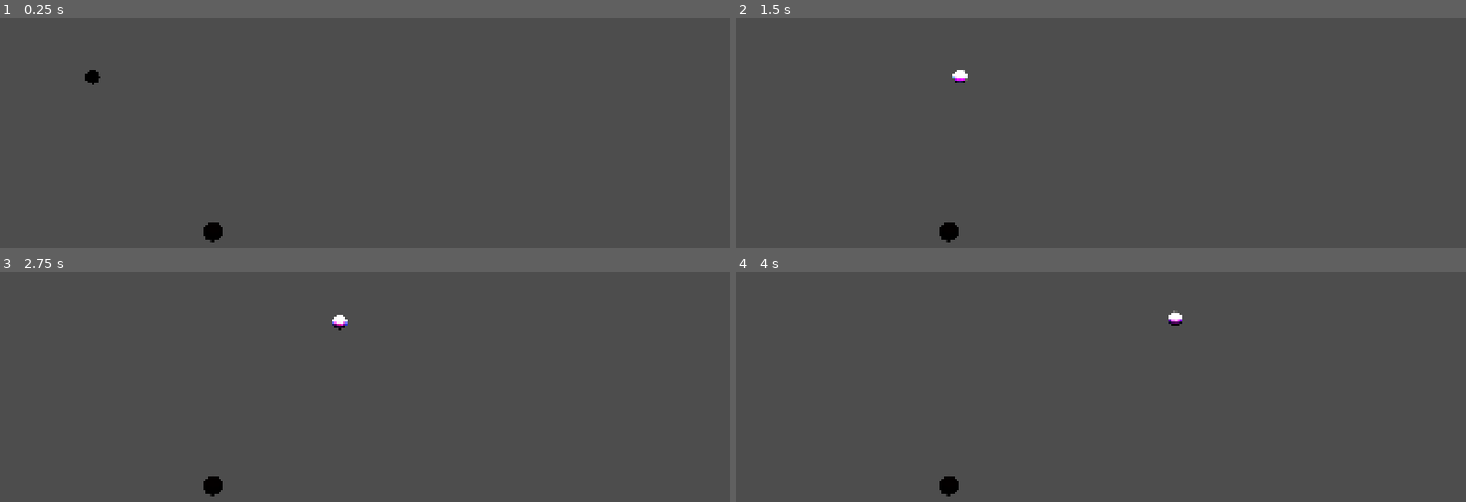
Above: before the commit, frames 1-4 (two rows, left to right).
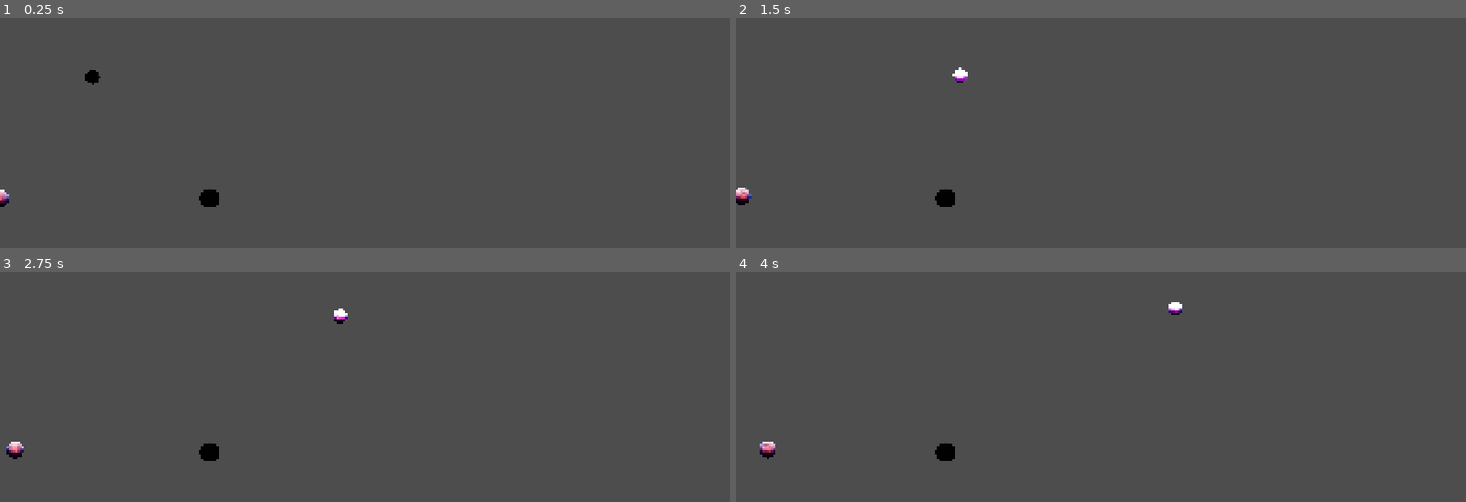
Above: after the commit, the same moments.

Repository: jandabrowski125/shift-hole
Game: Godot game, scene res://scenes/levels/level_1.tscn
The game is run twice, just before and just after one commit, with the same random seed, the same clock (stepped at 60 frames per second) and the same inputs. This scene is started directly instead of the project's main scene.
Inputs:
- Up to frame 1 (0.25 s): no input
- Up to frame 2 (1.5 s): hold Shift (shift) 0.53-1.28 s; tap Shift (shift) at 1.35 s
- Up to frame 3 (2.75 s): hold Shift (shift) from 2.03 s (still down)
- Up to frame 4 (4 s): release Shift (shift) at 2.78 s; tap Shift (shift) at 2.85 s; hold Shift (shift) from 3.53 s (still down)

The runs differ from the first frame. In frame 1, 0.4% of the frame differs, in the area x 0-31%, y 74-98%; in frame 2, 0.5%; in frame 3, 0.6%; in frame 4, 0.7%, in the area x 3-62%, y 13-98%.

Commit message:
Branch init

Diff:
--- a/project.godot
+++ b/project.godot
@@ -11,7 +11,7 @@
 [application]
 
 config/name="ShiftHole"
-run/main_scene="uid://m7igh4attb1"
+run/main_scene="uid://cymtucdlnne4c"
 config/features=PackedStringArray("4.7", "GL Compatibility")
 config/icon="res://icon.svg"
 
--- a/scenes/levels/level_1.tscn
+++ b/scenes/levels/level_1.tscn
@@ -3,6 +3,7 @@
 [ext_resource type="PackedScene" uid="uid://dxho1h5kuf7kf" path="res://scenes/scene_elements/player.tscn" id="1_egl6x"]
 [ext_resource type="PackedScene" uid="uid://c317eworr75ky" path="res://scenes/scene_elements/away_pointer.tscn" id="3_s42hq"]
 [ext_resource type="PackedScene" uid="uid://i8ucdg1y72yq" path="res://scenes/scene_elements/static_celestial.tscn" id="3_xjnh2"]
+[ext_resource type="PackedScene" uid="uid://d1fb6l57sxg4d" path="res://scenes/scene_elements/planet.tscn" id="4_x42e6"]
 
 [node name="TestArena" type="Node2D" unique_id=877537602]
 
@@ -11,7 +12,7 @@
 startVelocityX = 300.0
 
 [node name="StaticCelestial" parent="." unique_id=1448866130 instance=ExtResource("3_xjnh2")]
-position = Vector2(560.00006, 581)
+position = Vector2(551, 494)
 scale = Vector2(0.575, 0.575)
 
 [node name="AwayPointer" parent="." unique_id=1176296153 node_paths=PackedStringArray("target") instance=ExtResource("3_s42hq")]
@@ -20,3 +21,6 @@
 
 [node name="Camera2D" type="Camera2D" parent="." unique_id=1143849959]
 position = Vector2(960, 540)
+
+[node name="Planet" parent="." unique_id=1018493768 instance=ExtResource("4_x42e6")]
+position = Vector2(0, 495)
--- a/scenes/scene_elements/static_celestial.tscn
+++ b/scenes/scene_elements/static_celestial.tscn
@@ -28,6 +28,7 @@
 gravity = 1000.0
 
 [node name="CollisionShape2D" type="CollisionShape2D" parent="Gravity" unique_id=302503440]
+position = Vector2(-720.5478, -38.356163)
 shape = SubResource("CircleShape2D_cfwyv")
 debug_color = Color(0.4509804, 0.5686275, 0.5058824, 0.09411765)
 
